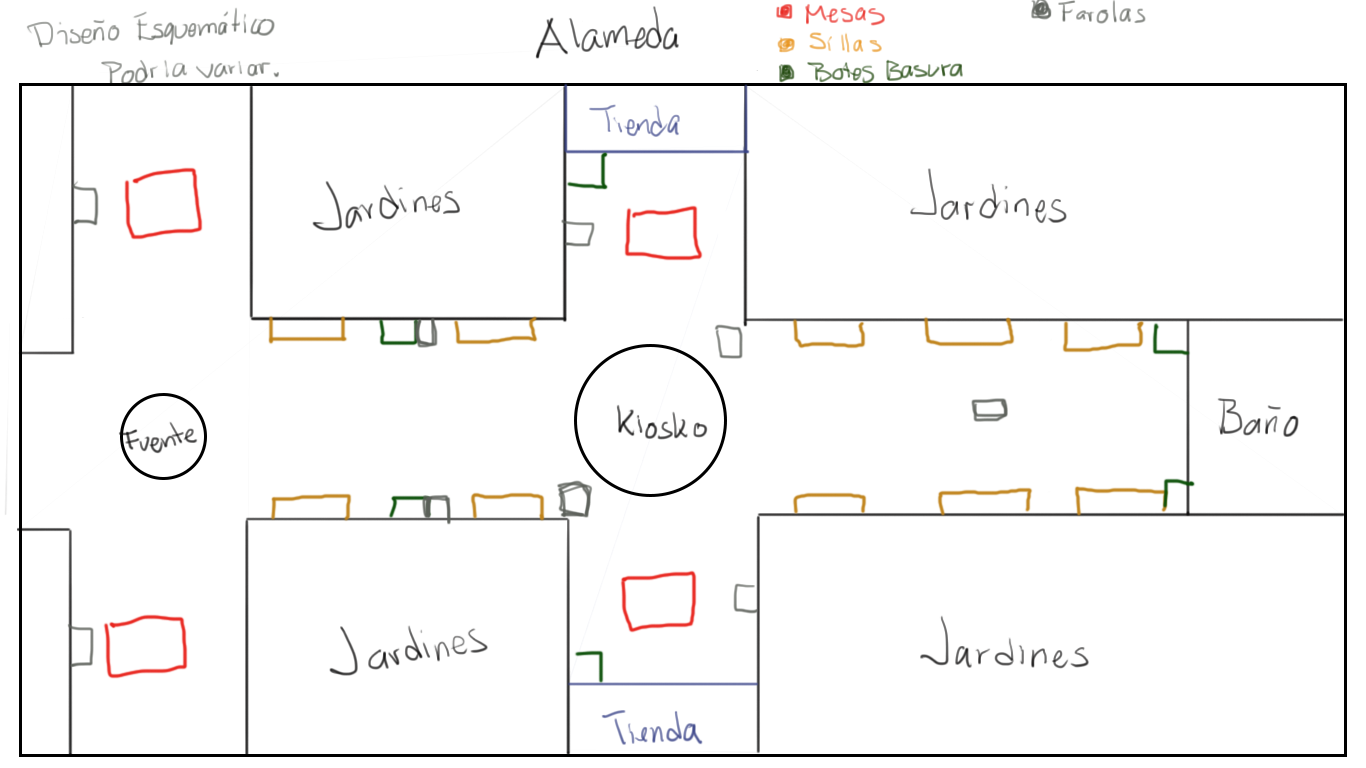
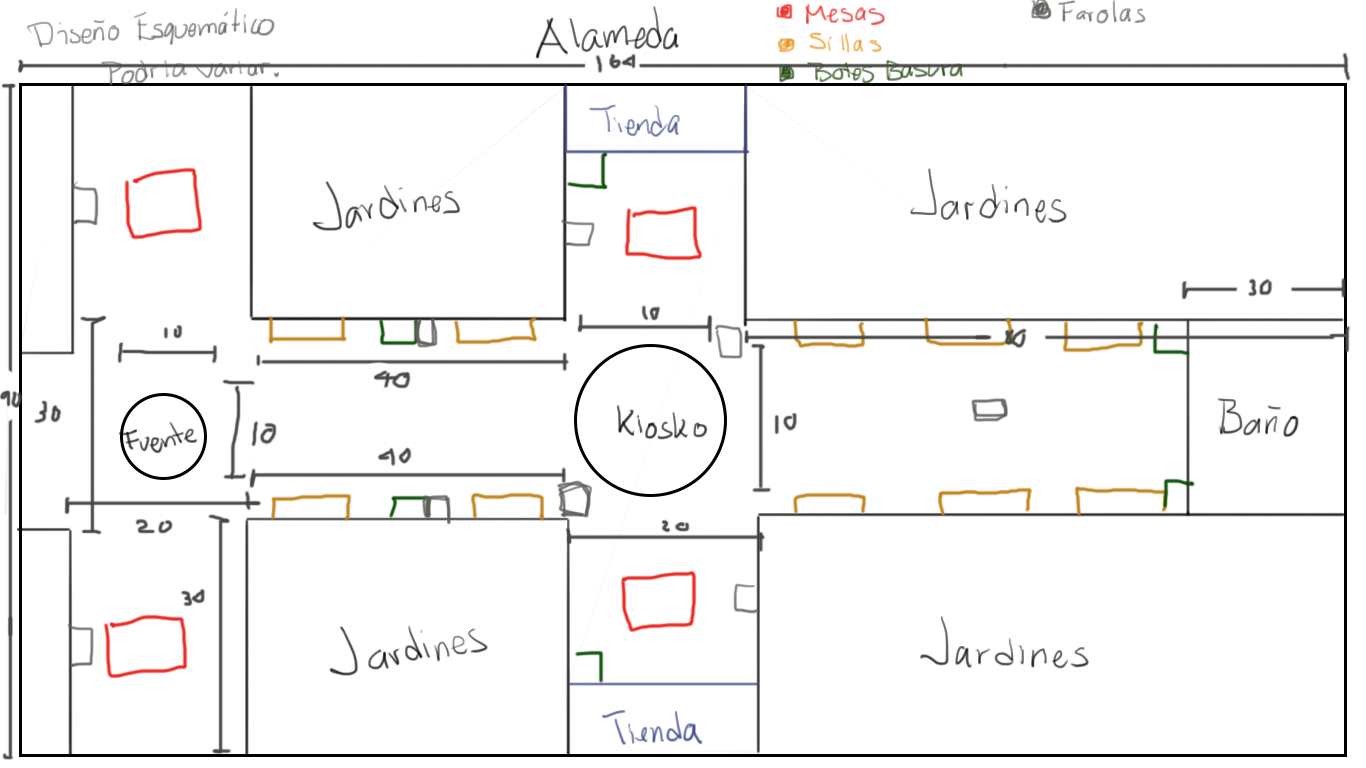
Before/after of a 1366px x 768px layered artwork. What changed in the layer stack:
added layer "Tamano" in group "Esquema General" over [0, 52, 1351, 761]
moved "Capa 2" into group "Esquema General" over [4, 53, 759, 516]
renamed "Capa 3" to "Colores", moved it into group "Esquema General" over [67, 53, 1196, 745]
